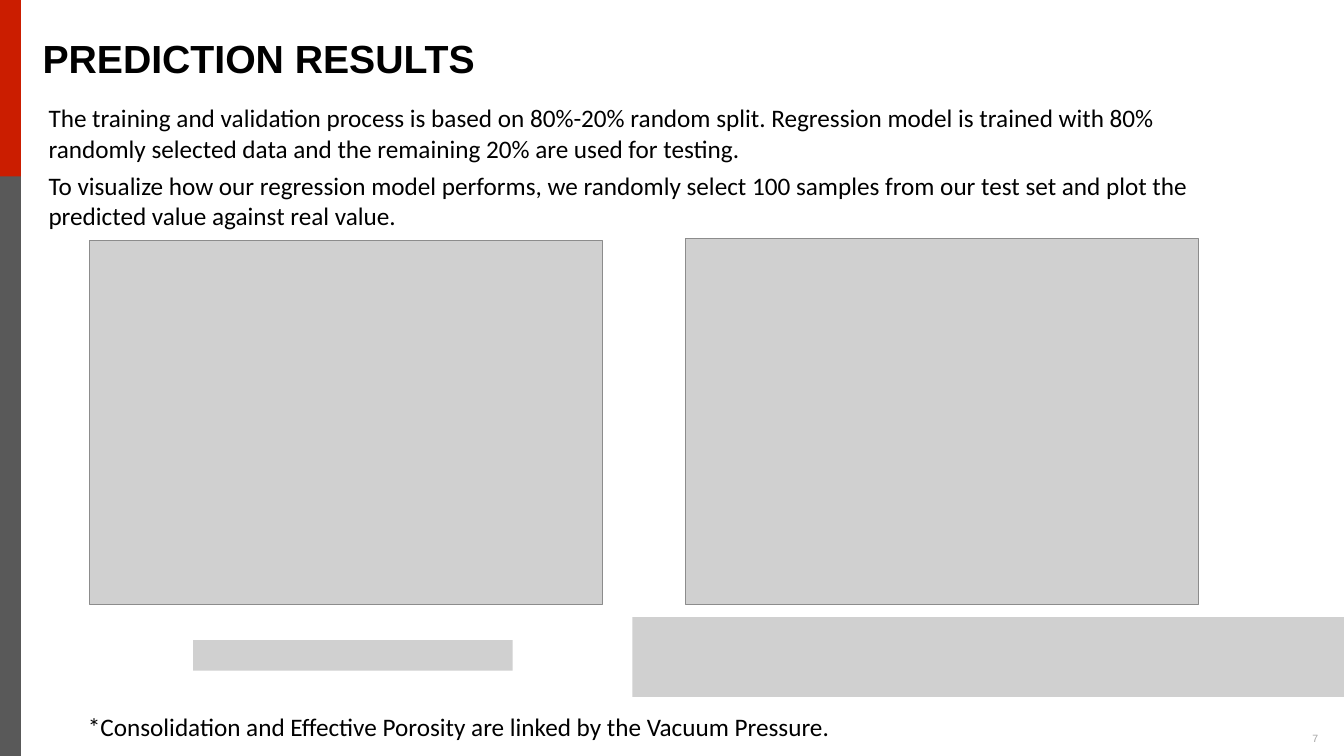
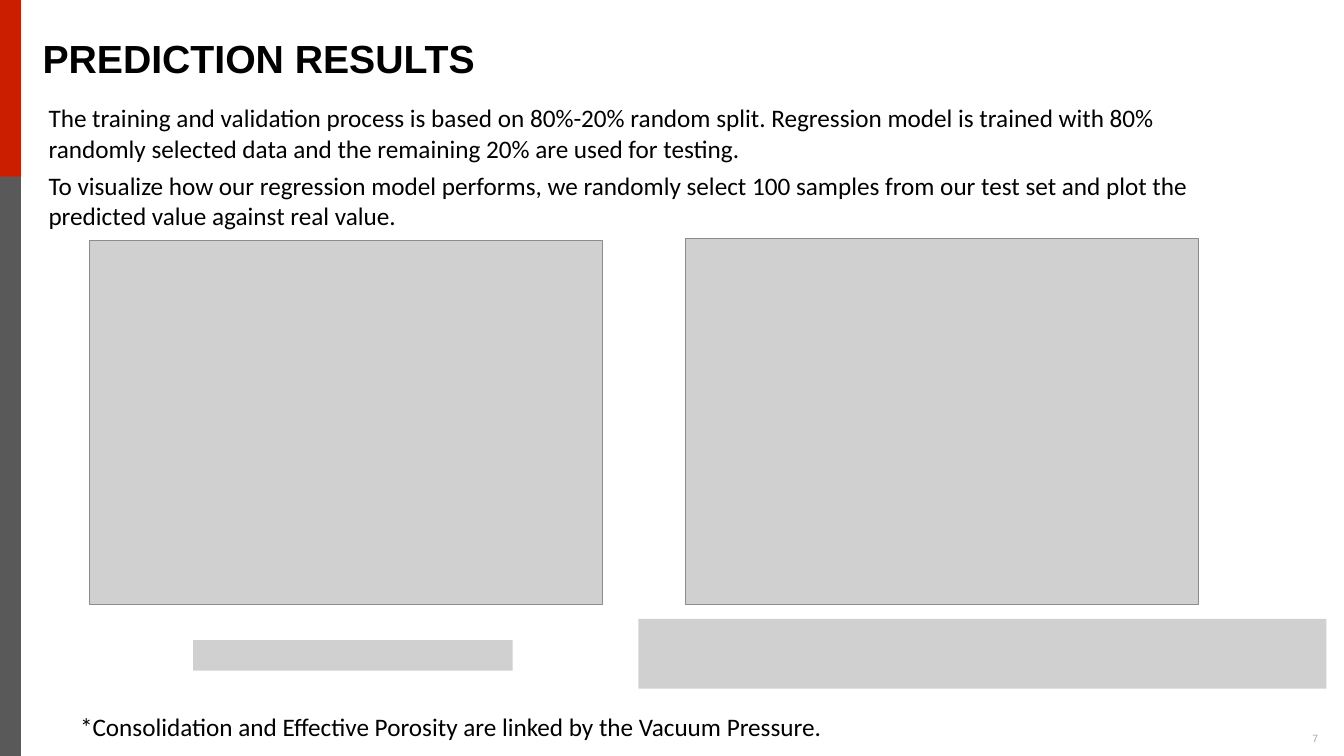
Before and after one commit to Isaac0047/ASC36_Competition, a slide deck: slide 7 of ASC-36_Student Competition_UW-Madison.pptx. Drawn at 1344x756 pixels with LibreOffice and Linux fonts; fonts in the diff are those of the drawing; grey boxes stand for pictures; background and template pictures are left out. Boxes give left, top, right and bottom in pixels: in the first picture for what was removed or moved away, otherwise in the second. Text is boxed around its words. In the diff, an @@ line names an element or a change of style, - is before the commit and + after.

```diff
--- a/ASC-36_Student Competition_UW-Madison.pptx
+++ b/ASC-36_Student Competition_UW-Madison.pptx
@@ picture: place and size @@
-picture at (632, 617, 1344, 697)
+picture at (638, 619, 1327, 689)
@@ text "*Consolidation and Effective Porosity are ...": place and size @@
-text "*Consolidation and Effective Porosity are ..." at (88, 718, 829, 740)
+text "*Consolidation and Effective Porosity are ..." at (80, 718, 821, 740)
```
Also in this commit, not shown: 3 other slides changed.
